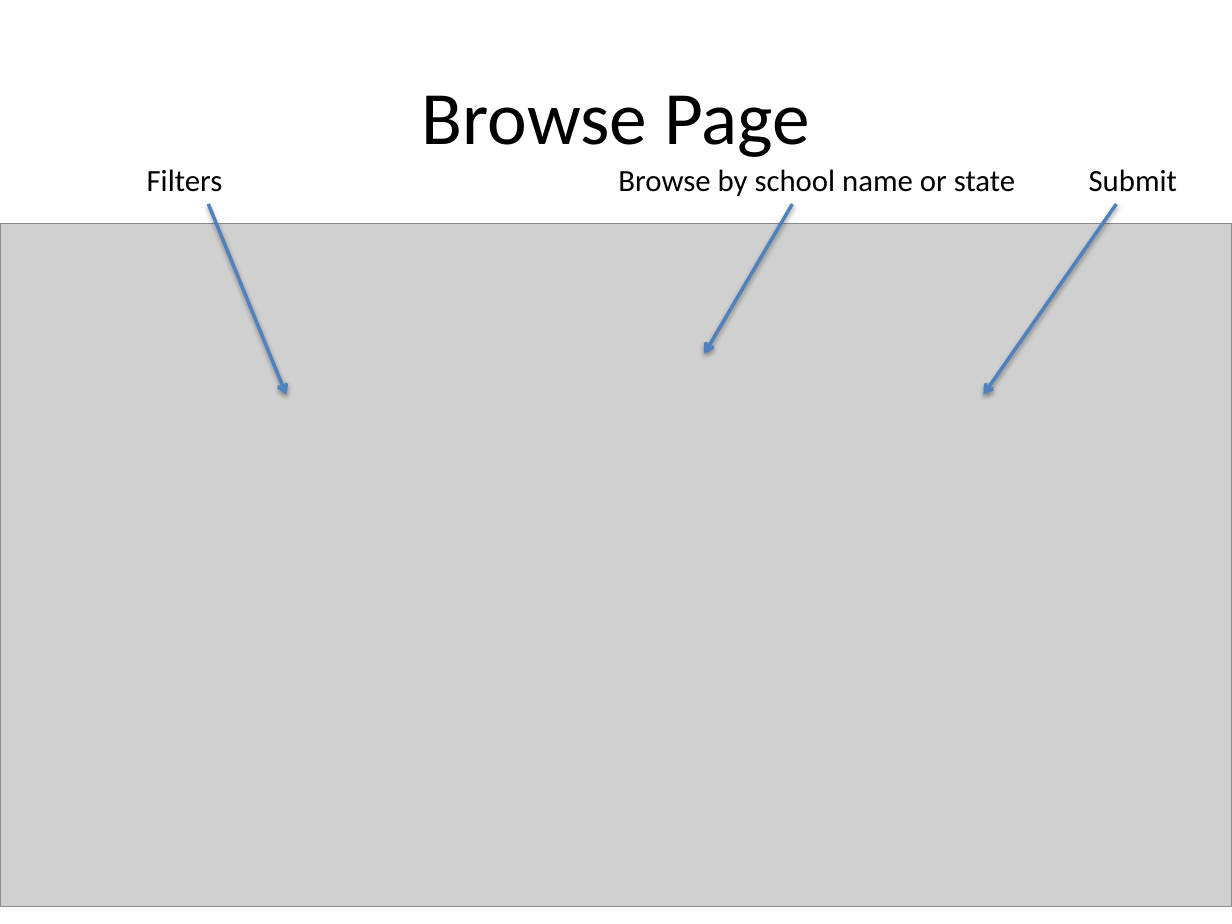
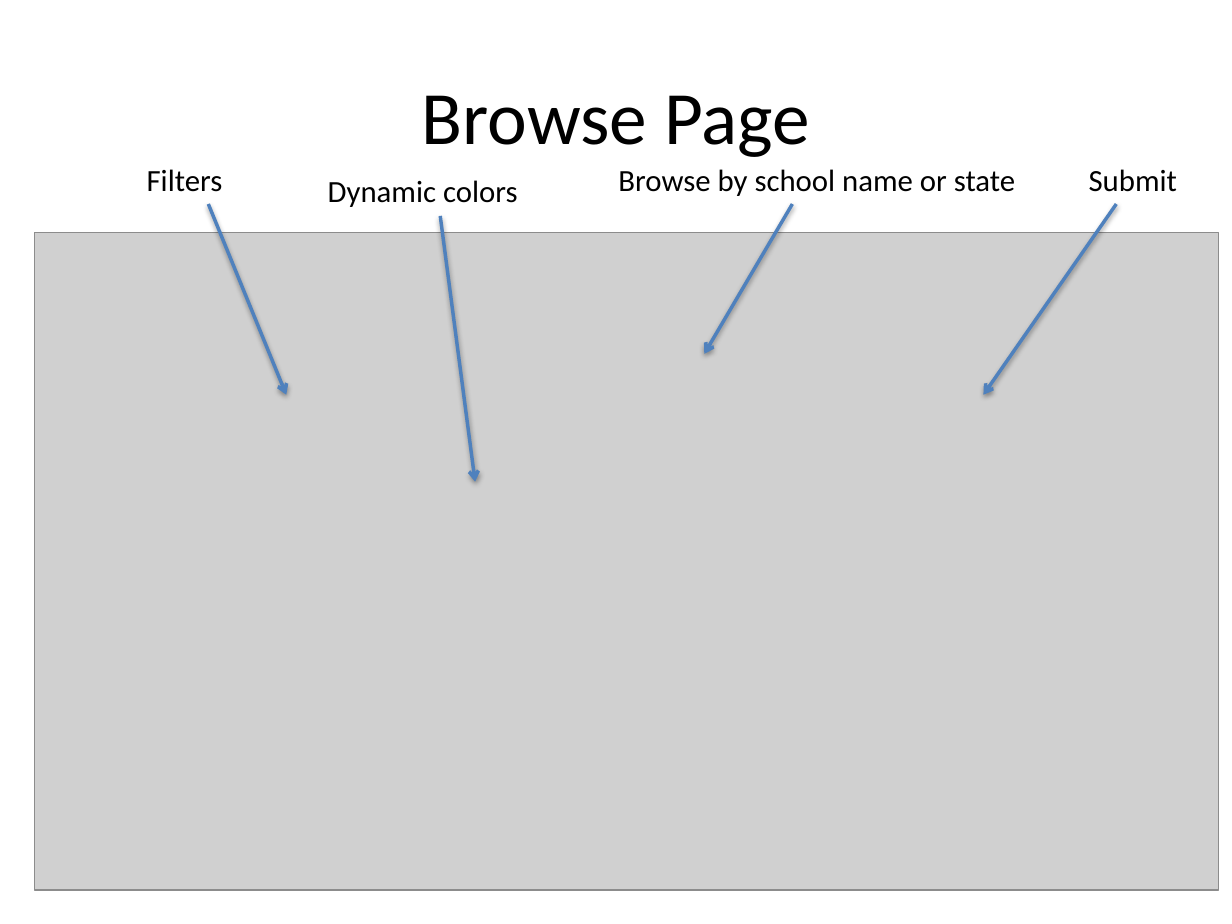
Before and after one commit to vince-xie/College-Costs, a slide deck: slide 9 of DatabasesProject.pptx (slide 8 before the commit). Drawn at 1232x924 pixels with LibreOffice and Linux fonts; fonts in the diff are those of the drawing; grey boxes stand for pictures. Boxes give left, top, right and bottom in pixels: in the first picture for what was removed or moved away, otherwise in the second. Text is boxed around its words. In the diff, an @@ line names an element or a change of style, - is before the commit and + after.

```diff
--- a/DatabasesProject.pptx
+++ b/DatabasesProject.pptx
@@ text added at bbox=[328, 180, 518, 207], 18 pt, text #000000 @@
+Dynamic colors
@@ picture: place and size @@
-picture at bbox=[0, 223, 1232, 907]
+picture at bbox=[34, 233, 1218, 891]
@@ arrow added from (440, 216) to (476, 482), #4F81BD 2 pt @@
```
Also in this commit, not shown: 4 other slides changed, 5 slides added, 3 other files.
